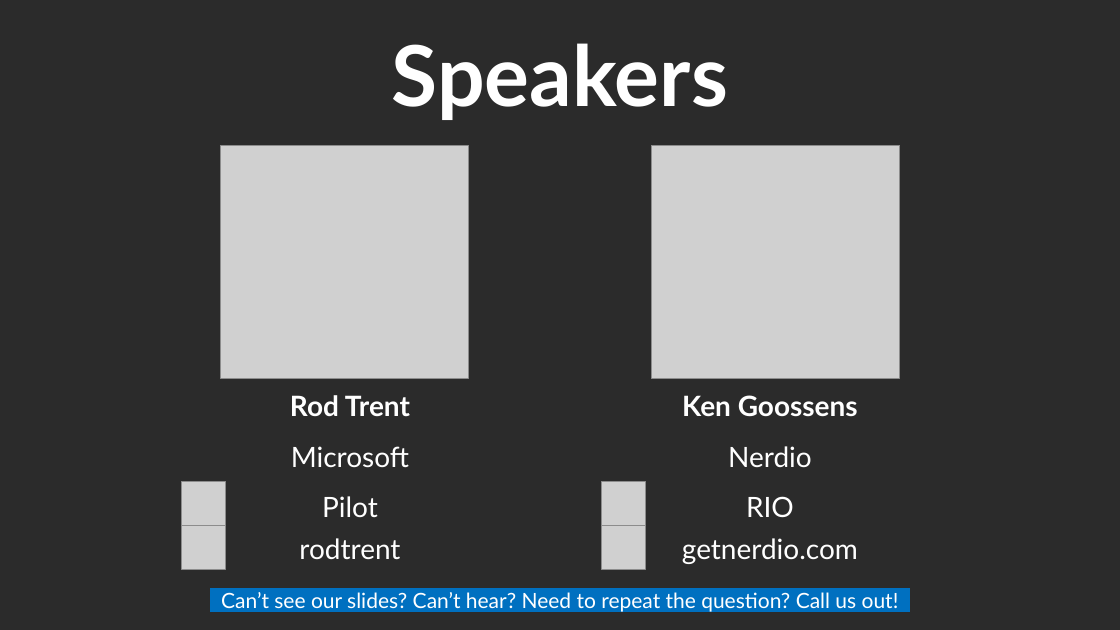
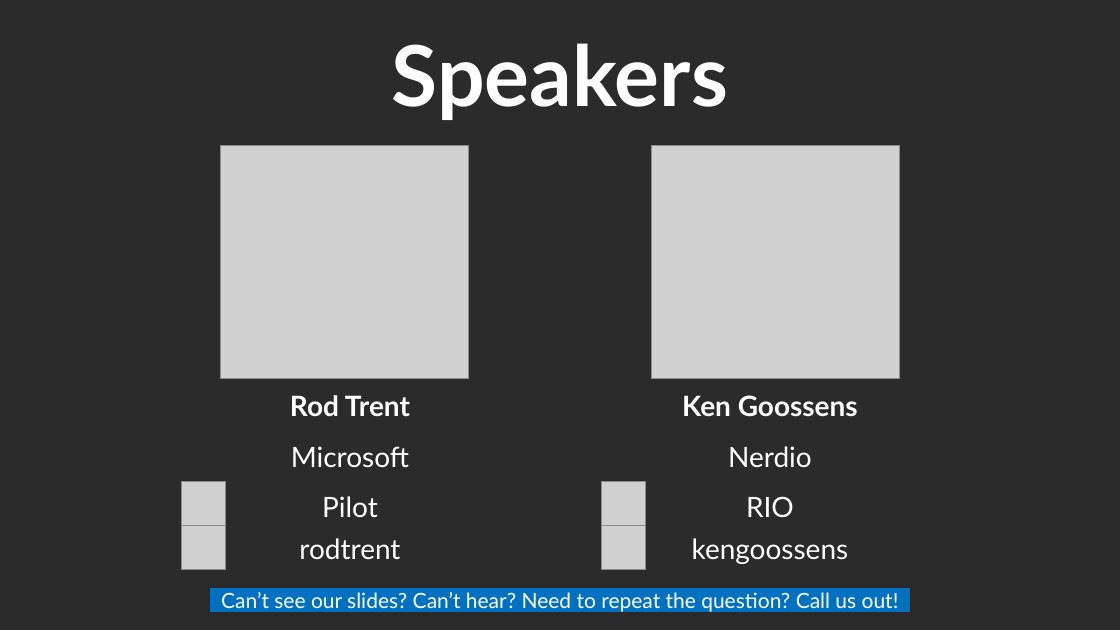
Before and after one commit to rod-trent/MMSMOA, a slide deck: slide 3 of SlideDecks/Empowering SOC Teams - MMS Midway 2026.pptx. Drawn at 1120x630 pixels with LibreOffice and Linux fonts; fonts in the diff are those of the drawing; grey boxes stand for pictures; background and template pictures are left out; a plain dark background stands for a picture behind light text. Boxes give left, top, right and bottom in pixels: in the first picture for what was removed or moved away, otherwise in the second. Text is boxed around its words. In the diff, an @@ line names an element or a change of style, - is before the commit and + after.

```diff
--- a/SlideDecks/Empowering SOC Teams - MMS Midway 2026.pptx
+++ b/SlideDecks/Empowering SOC Teams - MMS Midway 2026.pptx
@@ text at box(692, 538, 849, 564): text changed @@
-getnerdio.com
+kengoossens
```
Also in this commit, not shown: 1 other file.
